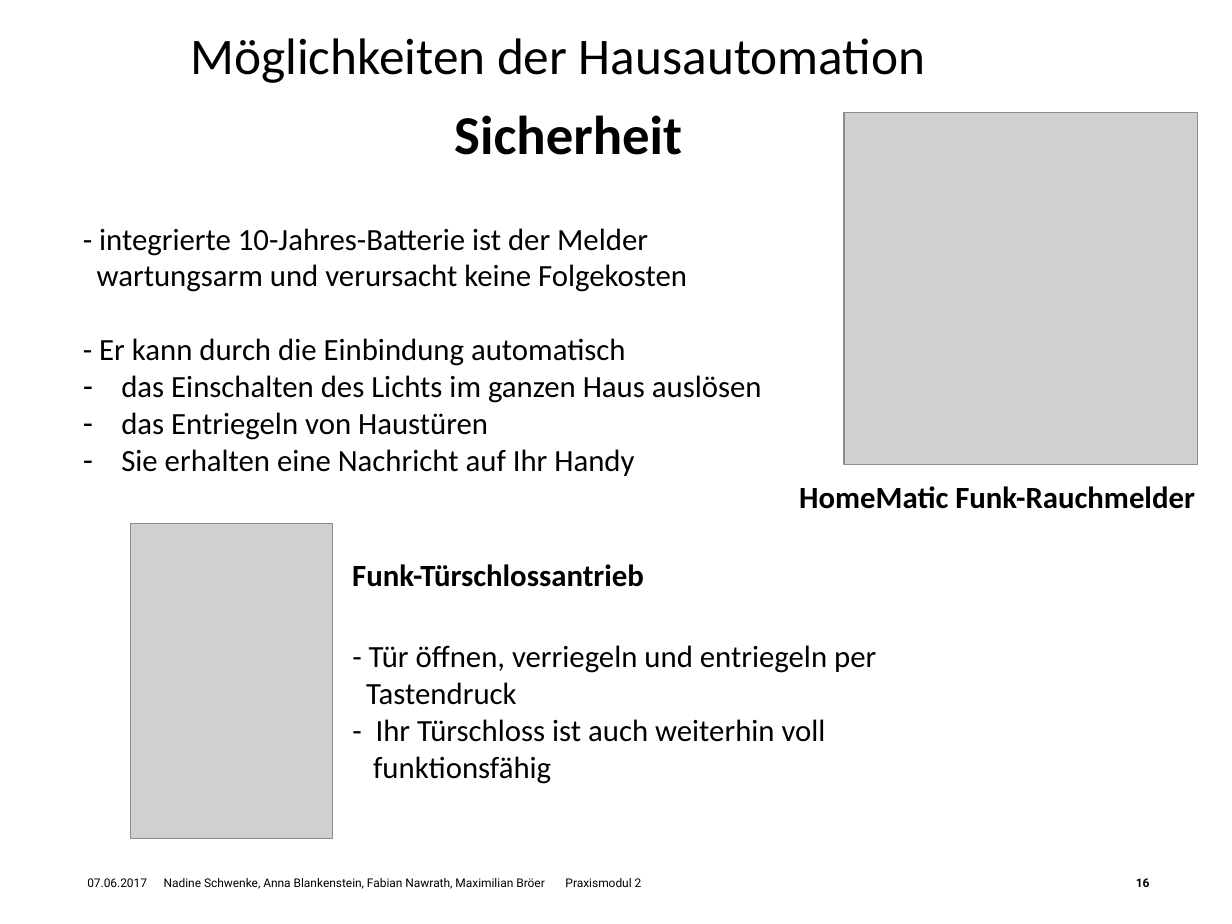
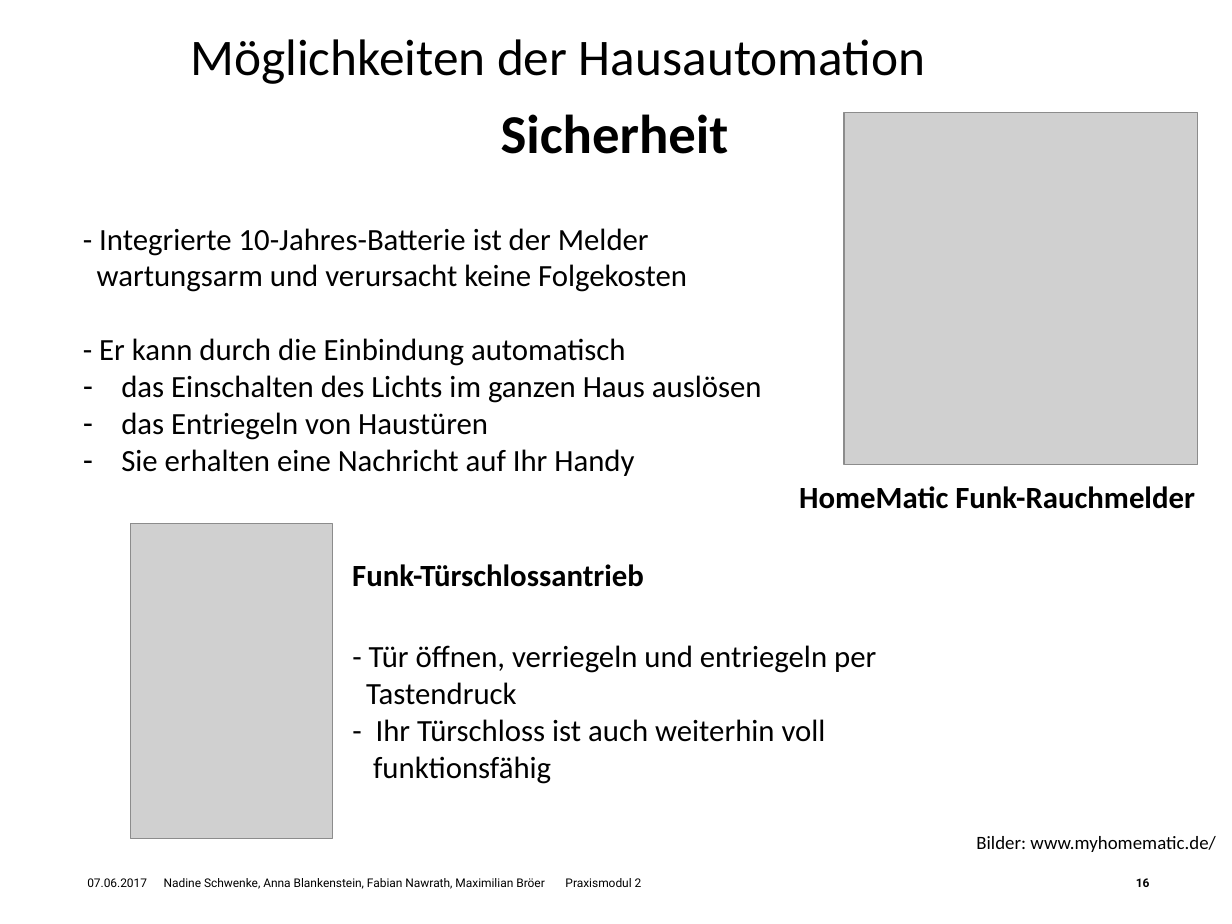
Before and after one commit to Nawygator/Praxisseminar, a slide deck: slide 16 of HSHL_Hausautomationssysteme.potx.pptx. Drawn at 1232x924 pixels with LibreOffice and Linux fonts; fonts in the diff are those of the drawing; grey boxes stand for pictures; background and template pictures are left out. Boxes give left, top, right and bottom in pixels: in the first picture for what was removed or moved away, otherwise in the second. Text is boxed around its words. In the diff, an @@ line names an element or a change of style, - is before the commit and + after.

```diff
--- a/HSHL_Hausautomationssysteme.potx.pptx
+++ b/HSHL_Hausautomationssysteme.potx.pptx
@@ text "Sicherheit": place and size @@
-text "Sicherheit" at [454, 115, 682, 155]
+text "Sicherheit" at [501, 114, 729, 154]
@@ text at [99, 228, 649, 256]: text changed @@
-- integrierte 10-Jahres-Batterie ist der Melder
+- Integrierte 10-Jahres-Batterie ist der Melder
@@ text added at [976, 836, 1215, 852], 11 pt, text #000000 @@
+Bilder: www.myhomematic.de/
```
Also in this commit, not shown: 9 other slides changed, 1 other file.
